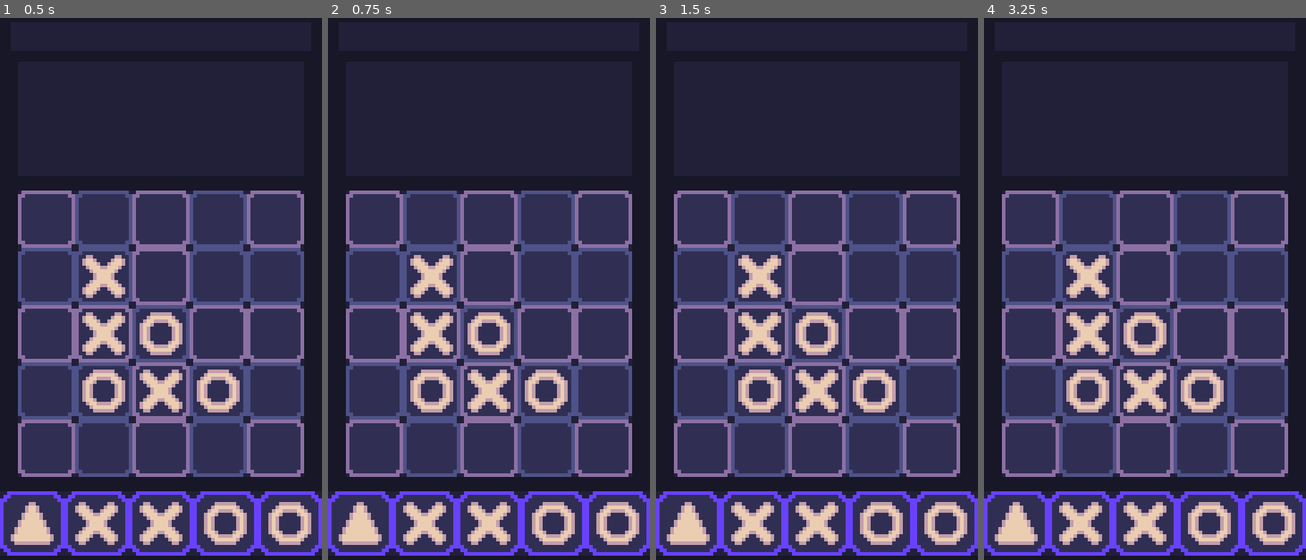
Above: before the commit, frames 1-4 (left to right).
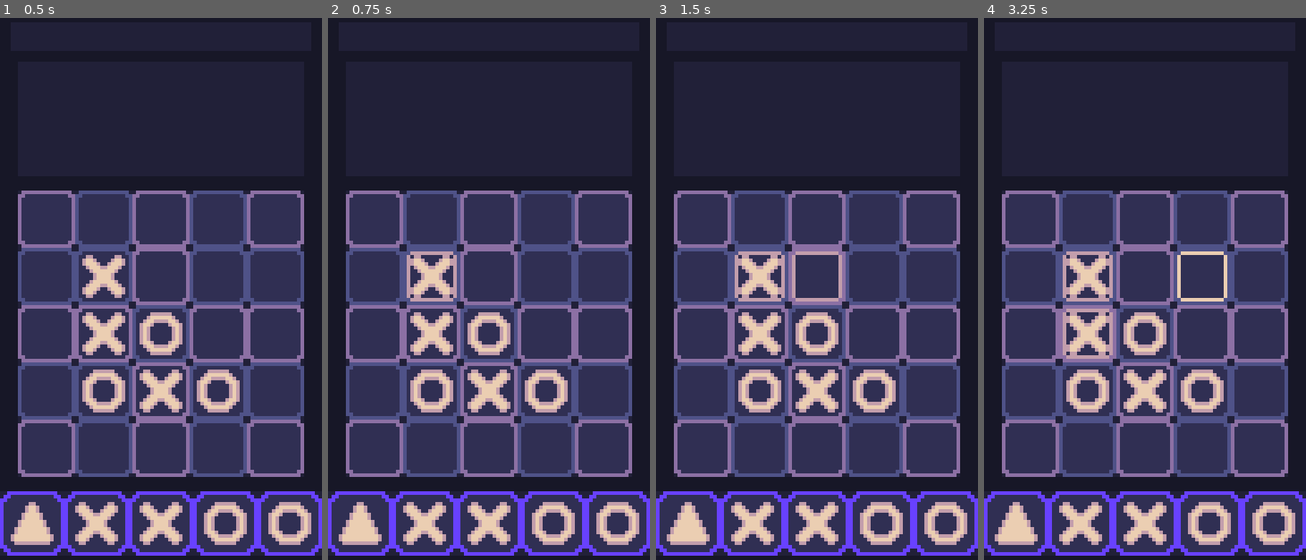
Above: after the commit, the same moments.

Repository: CasualShrub/TacTic
Game: Godot game, scene res://Scenes/DefaultScene.tscn
The game is run twice, just before and just after one commit, with the same random seed, the same clock (stepped at 60 frames per second) and the same inputs.
Inputs (mouse positions are in pixels of both pictures, inside the frame that each line leads up to):
- Up to frame 1 (0.5 s): no input
- Up to frame 2 (0.75 s): tap Enter at 0.5 s; drag from (431, 278) to (489, 332) at 0.52 s
- Up to frame 3 (1.5 s): tap Space at 1.25 s; drag from (817, 278) to (759, 332) at 1.27 s
- Up to frame 4 (3.25 s): tap Enter at 2 s; move the mouse to (1202, 278) at 2.02 s; click (1202, 278) at 2.1 s; tap Space at 2.75 s; drag from (1087, 332) to (1202, 278) at 2.77 s

Frame 1 is identical in both runs. In frame 2, 0.4% of the frame differs, in the area x 24-40%, y 43-53%; in frame 3, 0.7%; in frame 4, 1.1%, in the area x 24-76%, y 43-63%.

Commit message:
UI areas no longer block mouse

Diff:
--- a/TacTic/Scenes/DefaultScene.tscn
+++ b/TacTic/Scenes/DefaultScene.tscn
@@ -26,6 +26,7 @@
 offset_top = 14.0
 offset_right = 85.0
 offset_bottom = 46.0
+mouse_filter = 2
 color = Color(0.603922, 0.560784, 1, 0.0784314)
 
 [node name="MenuSpace" type="ColorRect" parent="."]
@@ -33,6 +34,7 @@
 offset_top = 3.0
 offset_right = 87.0
 offset_bottom = 11.0
+mouse_filter = 2
 color = Color(0.603922, 0.560784, 1, 0.0784314)
 
 [node name="GridSpace" type="ColorRect" parent="."]
@@ -40,10 +42,12 @@
 offset_top = 50.0
 offset_right = 85.0
 offset_bottom = 130.0
+mouse_filter = 2
 color = Color(0.603922, 0.560784, 1, 0.0784314)
 
 [node name="CardSpace" type="ColorRect" parent="."]
 offset_top = 134.0
 offset_right = 90.0
 offset_bottom = 152.0
+mouse_filter = 2
 color = Color(0.603922, 0.560784, 1, 0.0784314)
